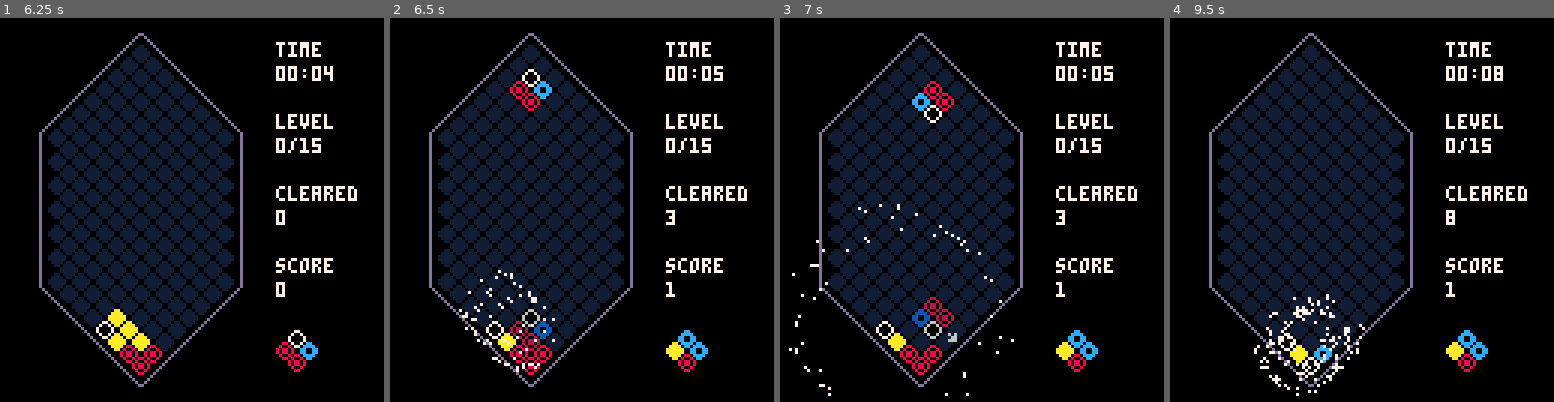
Above: before the commit, frames 1-4 (left to right).
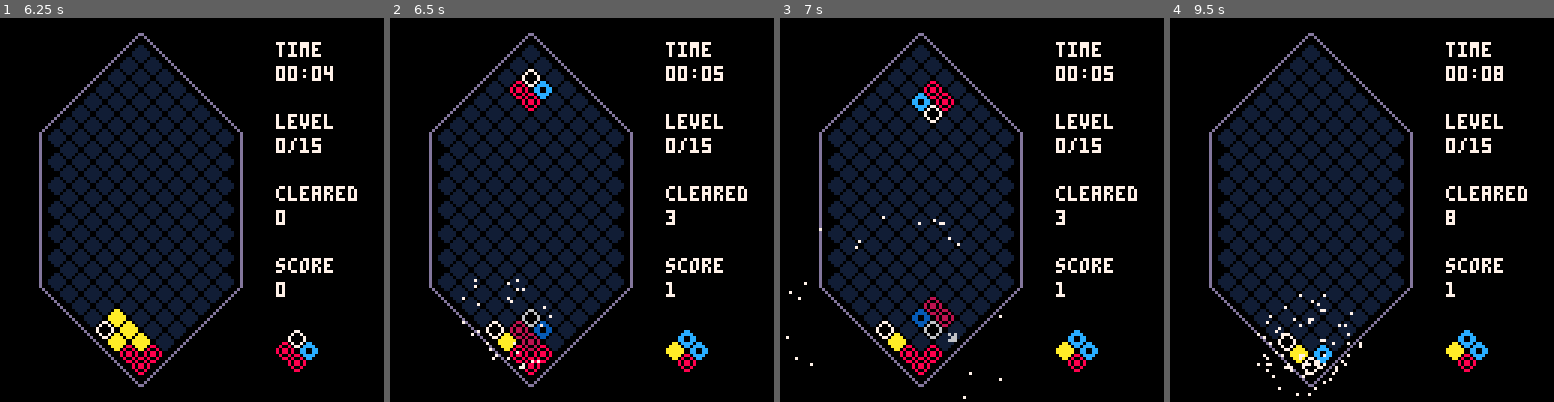
Above: after the commit, the same moments.

Repository: andrewedstrom/picolumia
Game: PICO-8 cartridge picolumia.p8
Same seed, same stepped clock (60 frames per second), same inputs: the game is played once before the commit and once after it.
Inputs:
- Up to frame 1 (6.25 s): tap X (X key) at 0.33, 1.07, 1.85, 2.97, 4.08, 5.2 s; tap O (Z key) at 0.7, 1.7, 2.1, 2.5, 2.9, 3.3, 3.7, 4.1, 4.5, 4.9, 5.3, 5.7, 6.1 s; hold Right 1.6-2.1 s; hold Right 2.47-3.03 s; hold Left 3.08-3.58 s; hold Down 3.63-3.97 s; hold Right 4.02-4.68 s; hold Left 5.08-5.68 s; hold Down 5.73-6.03 s; hold Right from 6.08 s (still down)
- Up to frame 2 (6.5 s): keep holding Right; tap X (X key) at 6.32 s
- Up to frame 3 (7 s): tap O (Z key) at 6.5, 6.9 s; release Right at 6.58 s; hold Right from 6.63 s (still down)
- Up to frame 4 (9.5 s): release Right at 7.13 s; tap O (Z key) every 0.4 s from 7.3 to 9.3 s; tap X (X key) at 7.43, 8.55 s; hold Right 7.5-8.07 s; hold Left 8.12-8.62 s; hold Down 8.67-9 s; hold Right from 9.05 s (still down)

Frame 1 is identical in both runs. In frame 2, 0.5% of the frame differs, in the area x 17-43%, y 65-93%; in frame 3, 0.5%; in frame 4, 1.1%, in the area x 21-51%, y 71-99%.

Commit message:
tweak particles

Diff:
--- a/juice.lua
+++ b/juice.lua
@@ -83,13 +83,13 @@
     local y_loc
     y_loc, x_loc = get_screen_position_for_block(y,x)
     local i
-    local number_of_particles = 25 + 2 * level
+    local number_of_particles = 10 + 3 * level
     for i = 1, number_of_particles do
         add(particles, {
             x=x_loc,
             y=y_loc,
             r=rnd(2),
-            mult=rnd(1)/3,
+            mult=rnd(1)/2,
             ttl=40+rnd(30),
             starting_theta=rnd(1),
             update=function(self)
